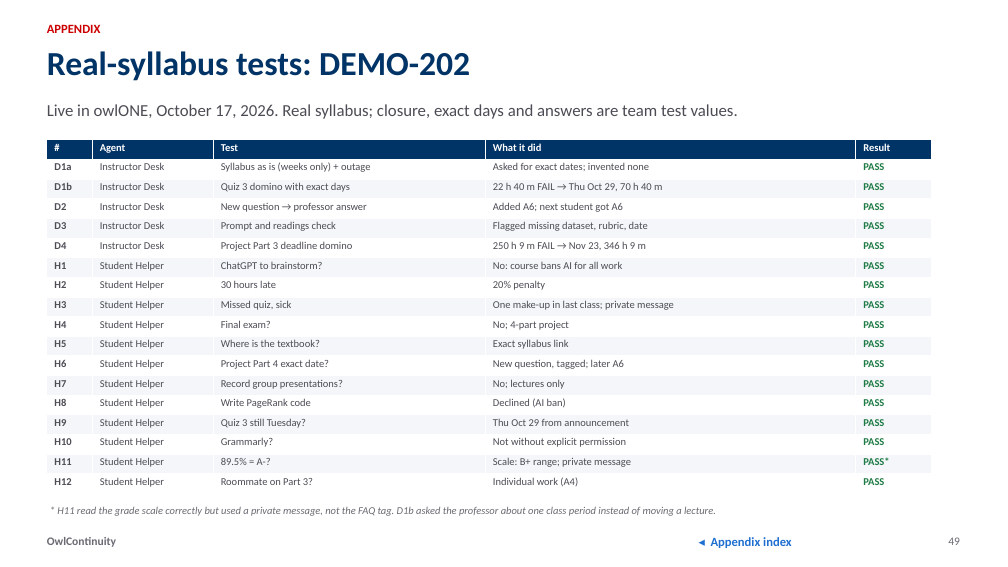
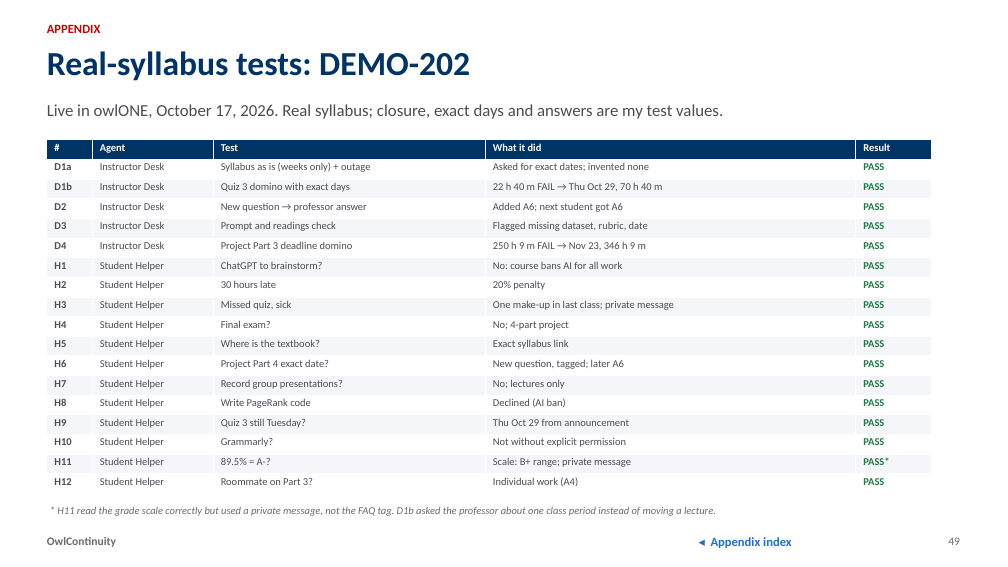
Before and after one commit to tanviranjumjoarder/OwlContinuity, a slide deck: slide 49 of deck/OwlContinuity_Detailed_Deck.pptx. Drawn at 1008x567 pixels with LibreOffice and Linux fonts; fonts in the diff are those of the drawing. Boxes give left, top, right and bottom in pixels: in the first picture for what was removed or moved away, otherwise in the second. Text is boxed around its words. In the diff, an @@ line names an element or a change of style, - is before the commit and + after.

Commit message:
Use solo wording across the README, decks, PDFs, demo pages and video

```diff
--- a/deck/OwlContinuity_Detailed_Deck.pptx
+++ b/deck/OwlContinuity_Detailed_Deck.pptx
@@ text at (47,104,723,119): text changed @@
-Live in owlONE, October 17, 2026. Real syllabus; closure, exact days and answers are team test values.
+Live in owlONE, October 17, 2026. Real syllabus; closure, exact days and answers are my test values.
```
Also in this commit, not shown: 10 other slides changed, 30 other files.
